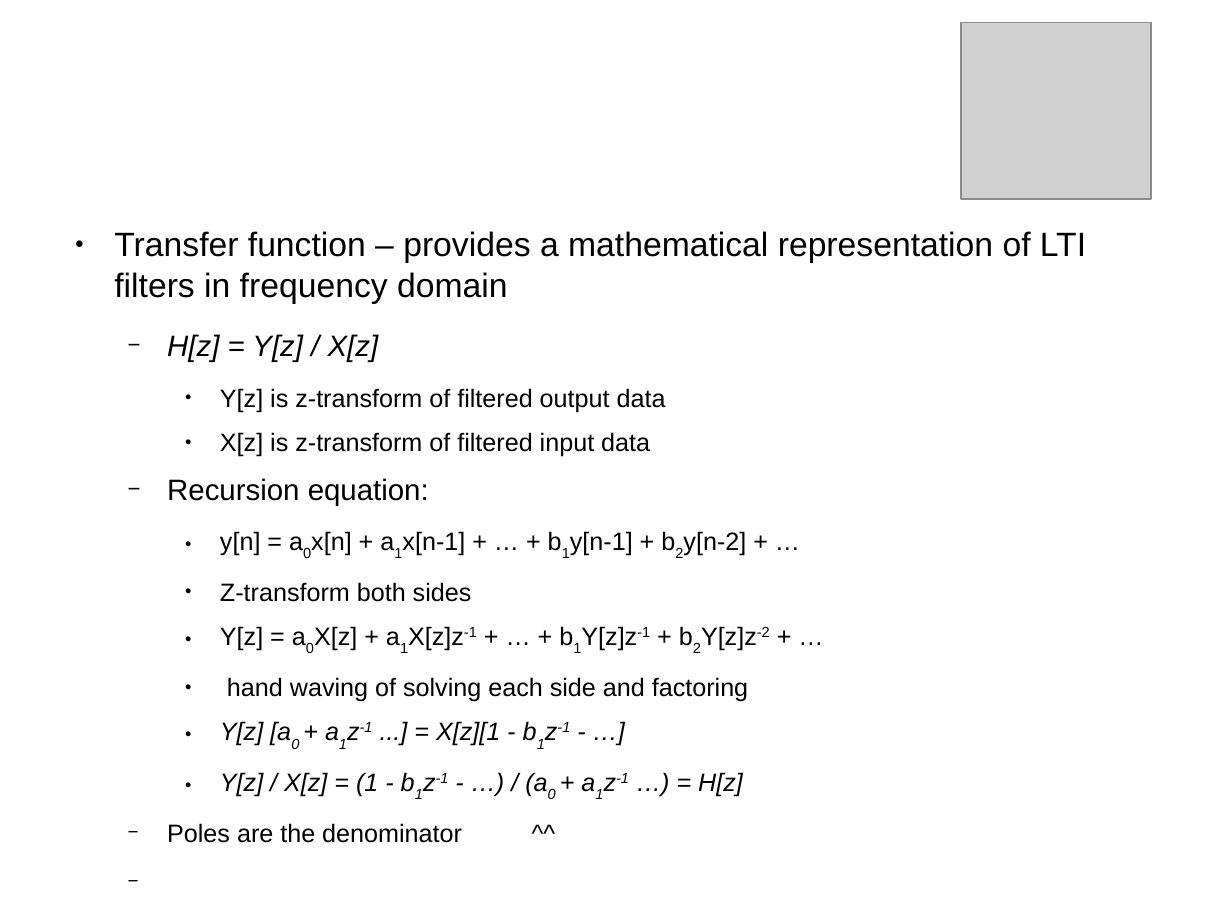
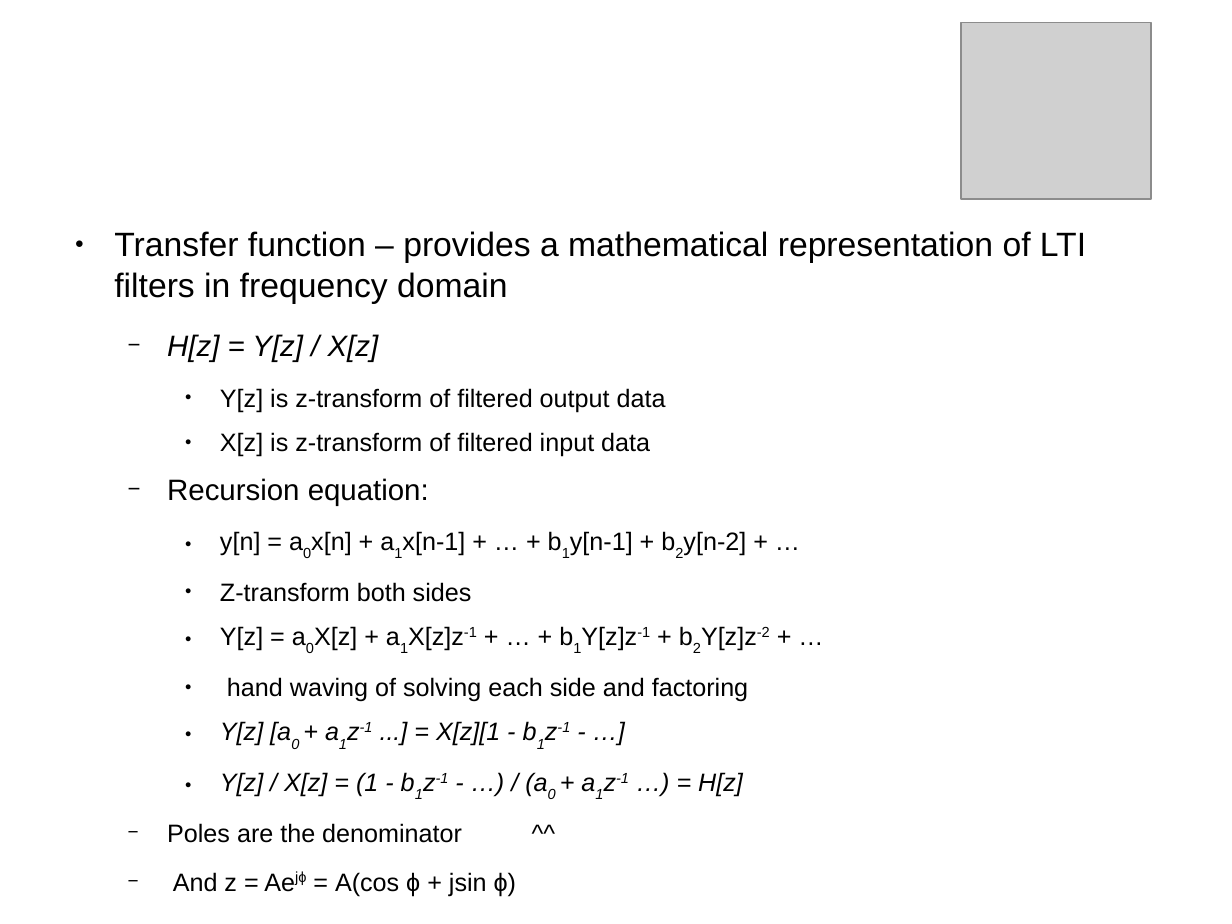
Before and after one commit to ahirapatel/dspguide-stuff, a slide deck: slide 9 of ch20/Notes.odp. Drawn at 1232x924 pixels with LibreOffice and Linux fonts; fonts in the diff are those of the drawing; grey boxes stand for pictures; background and template pictures are left out. Boxes give left, top, right and bottom in pixels: in the first picture for what was removed or moved away, otherwise in the second. Text is boxed around its words. In the diff, an @@ line names an element or a change of style, - is before the commit and + after.

```diff
--- a/ch20/Notes.odp
+++ b/ch20/Notes.odp
@@ text at (x1=173, y1=872, x2=516, y2=897): paragraph added @@
+  − And z = Aejϕ = A(cos ϕ + jsin ϕ)
```
